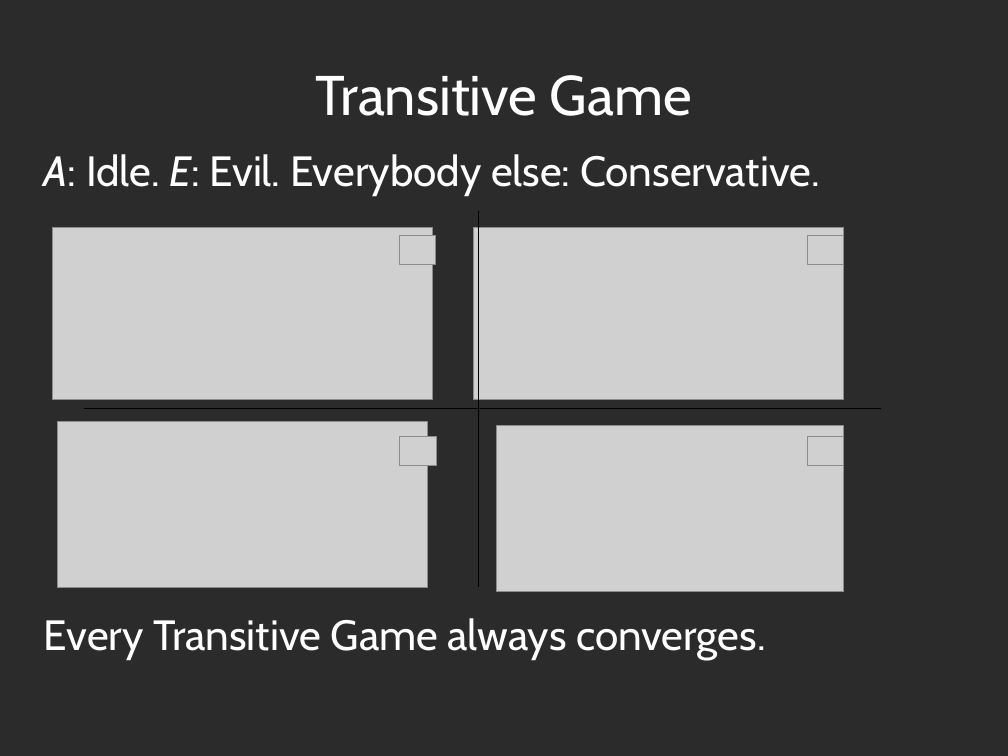
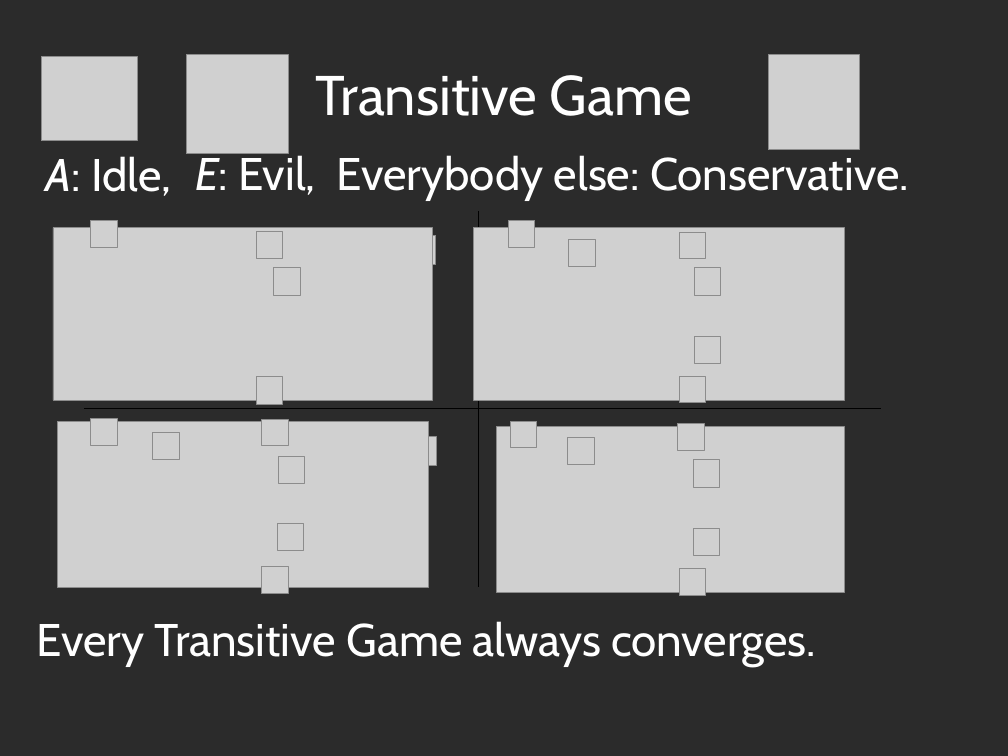
Before and after one commit to decrypto-org/TrustIsRisk, a slide deck: slide 16 of presentations/AtheCrypt10-1-2017/AtheCrypt10-1-2017.odp. Drawn at 1008x756 pixels with LibreOffice and Linux fonts; fonts in the diff are those of the drawing; grey boxes stand for pictures; background and template pictures are left out; a plain dark background stands for a picture behind light text. Boxes give left, top, right and bottom in pixels: in the first picture for what was removed or moved away, otherwise in the second. Text is boxed around its words. In the diff, an @@ line names an element or a change of style, - is before the commit and + after.

Commit message:
complete Transitive Game slide with icons

```diff
--- a/presentations/AtheCrypt10-1-2017/AtheCrypt10-1-2017.odp
+++ b/presentations/AtheCrypt10-1-2017/AtheCrypt10-1-2017.odp
@@ picture added at (41,57,137,141) @@
@@ picture added at (187,55,288,154) @@
@@ picture added at (768,55,860,150) @@
@@ text at (44,154,820,196): paragraph removed @@
-A: Idle. E: Evil. Everybody else: Conservative.
@@ text added at (46,156,171,196), 36 pt, text #FFFFFF @@
+A: Idle,
@@ text added at (195,152,315,195), 36 pt, text #FFFFFF @@
+E: Evil,
@@ text added at (337,155,909,201), 36 pt, text #FFFFFF @@
+Everybody else: Conservative.
@@ picture added at (91,220,117,248) @@
@@ picture added at (256,231,283,259) @@
@@ picture added at (509,220,535,248) @@
@@ picture added at (569,239,595,266) @@
@@ picture added at (680,232,706,259) @@
@@ picture added at (273,268,300,295) @@
@@ picture added at (694,268,721,295) @@
@@ picture added at (694,337,721,364) @@
@@ picture added at (256,377,283,404) @@
@@ picture added at (680,376,706,402) @@
@@ picture added at (91,419,117,446) @@
@@ picture added at (153,433,179,460) @@
@@ picture added at (262,420,288,446) @@
@@ picture added at (510,422,537,448) @@
@@ picture added at (568,437,595,465) @@
@@ picture added at (678,424,704,451) @@
@@ picture added at (278,456,305,484) @@
@@ picture added at (693,460,720,488) @@
@@ picture added at (277,524,304,552) @@
@@ picture added at (693,529,720,556) @@
@@ picture added at (262,567,288,594) @@
@@ picture added at (680,569,706,595) @@
@@ text "Every Transitive Game always converges.": place and size @@
-text "Every Transitive Game always converges." at (44,154,820,660)
+text "Every Transitive Game always converges." at (37,621,816,668)
@@ text "Every Transitive Game always converges." at (37,621,816,668): size 33.3 to 36 pt; more space between paragraphs @@
```
Also in this commit, not shown: 2 other slides changed, 3 other files.
